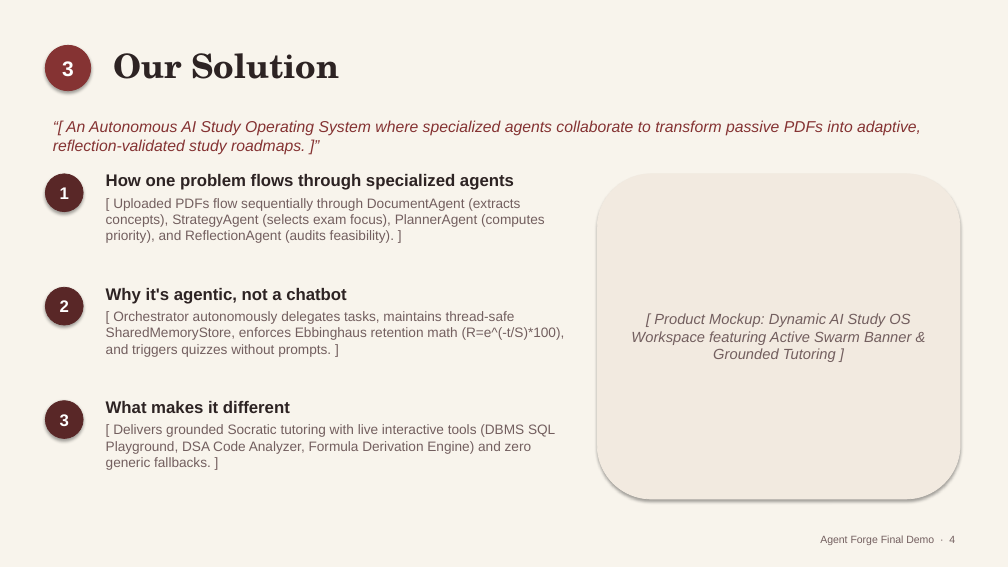
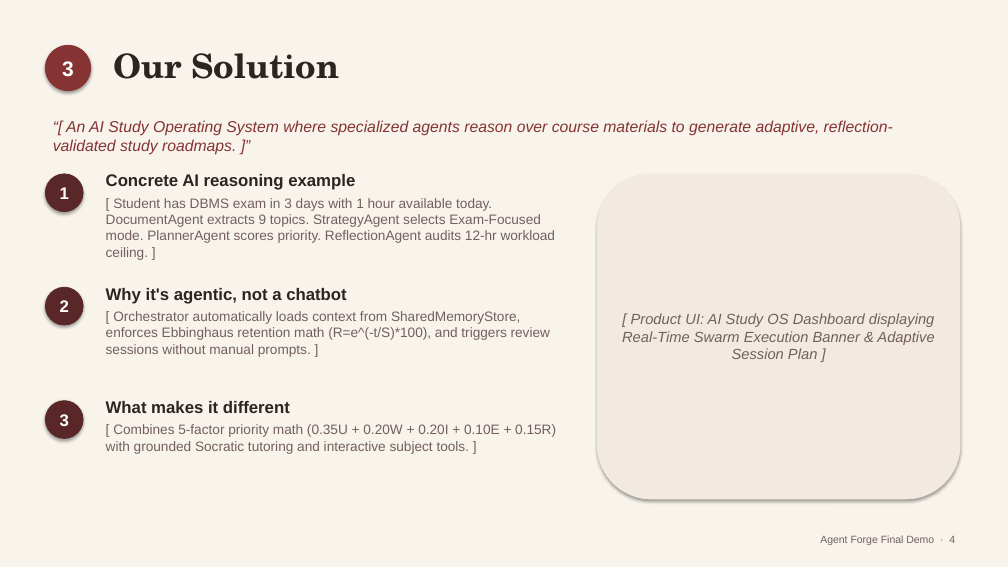
Before and after one commit to BoodiPuneethReddy/smart_remainder, a slide deck: slide 4 of Smart_Study_Reminder_AI_AMD_Hackathon.pptx. Drawn at 1008x567 pixels with LibreOffice and Linux fonts; fonts in the diff are those of the drawing. Boxes give left, top, right and bottom in pixels: in the first picture for what was removed or moved away, otherwise in the second. Text is boxed around its words. In the diff, an @@ line names an element or a change of style, - is before the commit and + after.

Commit message:
feat(agentic): complete time-constraint reasoning & explainable multi-agent study workflow

```diff
--- a/Smart_Study_Reminder_AI_AMD_Hackathon.pptx
+++ b/Smart_Study_Reminder_AI_AMD_Hackathon.pptx
@@ text at <box>53,120,893,155</box>: text changed @@
-“[ An Autonomous AI Study Operating System where specialized agents collaborate to transform passive PDFs into adaptive, reflection-validated study roadmaps. ]”
+“[ An AI Study Operating System where specialized agents reason over course materials to generate adaptive, reflection-validated study roadmaps. ]”
@@ text at <box>106,174,556,260</box>: text changed @@
-How one problem flows through specialized agents
-[ Uploaded PDFs flow sequentially through DocumentAgent (extracts concepts), StrategyAgent (selects exam focus), PlannerAgent (computes priority), and ReflectionAgent (audits feasibility). ]
+Concrete AI reasoning example
+[ Student has DBMS exam in 3 days with 1 hour available today. DocumentAgent extracts 9 topics. StrategyAgent selects Exam-Focused mode. PlannerAgent scores priority. ReflectionAgent audits 12-hr workload ceiling. ]
@@ text at <box>106,311,550,357</box>: text changed @@
-[ Orchestrator autonomously delegates tasks, maintains thread-safe SharedMemoryStore, enforces Ebbinghaus retention math (R=e^(-t/S)*100), and triggers quizzes without prompts. ]
+[ Orchestrator automatically loads context from SharedMemoryStore, enforces Ebbinghaus retention math (R=e^(-t/S)*100), and triggers review sessions without manual prompts. ]
@@ text in rounded rectangle at <box>622,313,934,359</box>: text changed @@
-[ Product Mockup: Dynamic AI Study OS Workspace featuring Active Swarm Banner & Grounded Tutoring ]
+[ Product UI: AI Study OS Dashboard displaying Real-Time Swarm Execution Banner & Adaptive Session Plan ]
@@ text at <box>106,424,556,454</box>: text changed @@
-[ Delivers grounded Socratic tutoring with live interactive tools (DBMS SQL Playground, DSA Code Analyzer, Formula Derivation Engine) and zero generic fallbacks. ]
+[ Combines 5-factor priority math (0.35U + 0.20W + 0.20I + 0.10E + 0.15R) with grounded Socratic tutoring and interactive subject tools. ]
```
Also in this commit, not shown: 8 other slides changed, 3 other files.
